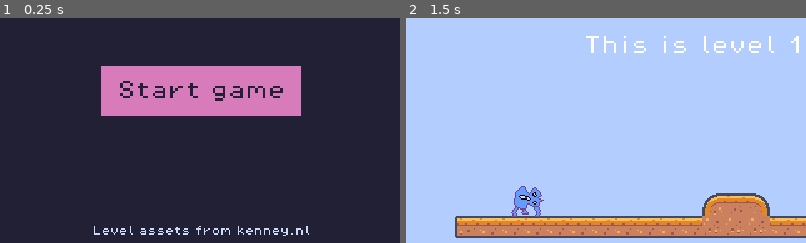
Above: before the commit, frames 1-2 (left to right).
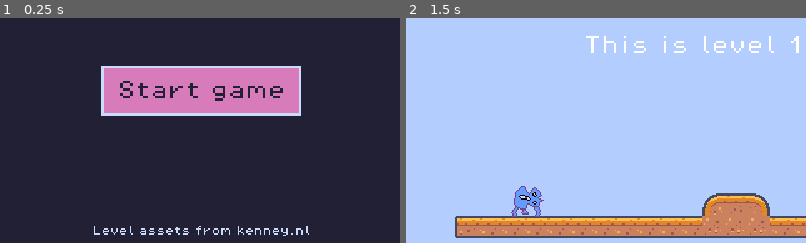
Above: after the commit, the same moments.

Repository: yndajas/ludum-dare-54
Game: Godot game, scene res://main_menu.tscn
Same seed, same stepped clock (60 frames per second), same inputs: the game is played once before the commit and once after it.
Inputs:
- Up to frame 1 (0.25 s): no input
- Up to frame 2 (1.5 s): click "Start game" at 0.5 s; tap Enter at 1.25 s
The pictures show only the part of the screen within x 25-75%, y 31-81%; the shares and areas given below are measured in that part.

The runs differ from the first frame. In frame 1, 1.4% of the frame differs, in the area x 25-76%, y 21-44%; in frame 2, nothing differs.

Commit message:
Add small border to button
This makes it stand out as an interactable a bit better

Diff:
--- a/assets/styleboxes/main_menu_button.tres
+++ b/assets/styleboxes/main_menu_button.tres
@@ -2,4 +2,9 @@
 
 [resource]
 bg_color = Color(0.843137, 0.482353, 0.729412, 1)
+border_width_left = 2
+border_width_top = 2
+border_width_right = 2
+border_width_bottom = 2
+border_color = Color(0.796078, 0.858824, 0.988235, 1)
 corner_detail = 1
